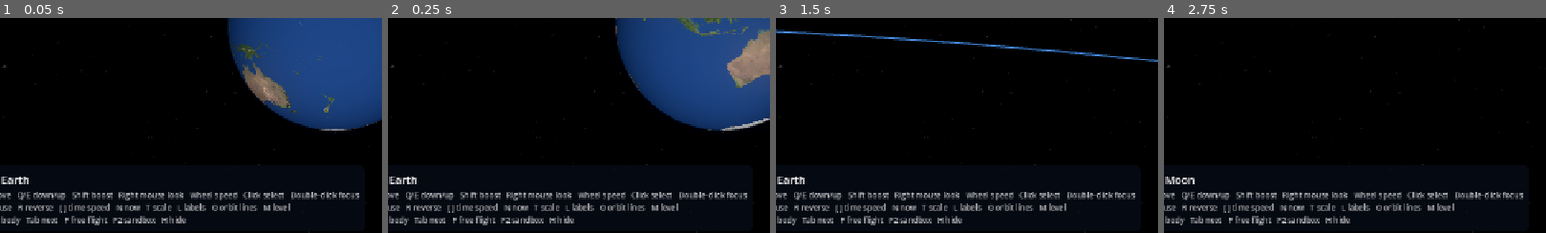
Above: before the commit, frames 1-4 (left to right).
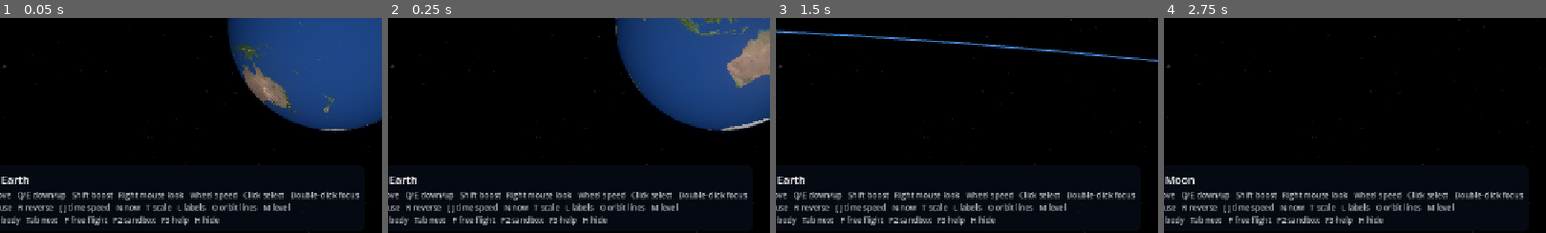
Above: after the commit, the same moments.

Repository: Ablebil/orrery
Game: Godot game, scene res://modes/explore/explore_mode.tscn
Same seed, same stepped clock (60 frames per second), same inputs: the game is played once before the commit and once after it.
Inputs (mouse positions are % of the whole screen's width and height, from its top left):
- Up to frame 1 (0.05 s): no input
- Up to frame 2 (0.25 s): no input
- Up to frame 3 (1.5 s): tap S (move_back) at 0.5, 1.25 s; move the mouse to (72, 45) at 0.52 s; hold D (move_right) 0.53-1.25 s; hold Shift (boost) 0.53-1.25 s; click (72, 45) at 0.67 s; drag from (30, 55) to (45, 70) at 1.27 s
- Up to frame 4 (2.75 s): tap S (move_back) at 2 s; move the mouse to (60, 28) at 2.02 s; hold D (move_right) from 2.03 s (still down); hold Tab (focus_next) from 2.03 s (still down)
The pictures show only the part of the screen within x 6-56%, y 49-99%; the shares and areas given below are measured in that part.

The runs differ from the first frame. In frame 1, 0.3% of the frame differs, in the area x 42-58%, y 92-97%; in frame 2, 0.3%; in frame 3, 0.3%; in frame 4, 0.3%.

Commit message:
feat(ui): add collapsible controls help toggled with F3

Diff:
--- a/godot/core/input_bindings.gd
+++ b/godot/core/input_bindings.gd
@@ -17,6 +17,7 @@
 	"focus_next": [KEY_TAB],
 	"focus_release": [KEY_F],
 	"toggle_hud": [KEY_H],
+	"toggle_help": [KEY_F3],
 	"toggle_labels": [KEY_L],
 	"toggle_trails": [KEY_O],
 	"toggle_level": [KEY_M],
--- a/godot/modes/explore/explore_mode.gd
+++ b/godot/modes/explore/explore_mode.gd
@@ -9,7 +9,7 @@
 const HELP_TEXT := (
 	"WASD move   Q/E down/up   Shift boost   Right mouse look   Wheel speed   Click select   Double-click focus\n"
 	+ "Space pause   R reverse   [ ] time speed   N now   T scale   L labels   O orbit lines   M level\n"
-	+ "1-0 focus body   Tab next   F free flight   F2 sandbox   H hide"
+	+ "1-0 focus body   Tab next   F free flight   F2 sandbox   F3 help   H hide"
 )
 
 var model: SolarSystemModel
--- a/godot/modes/shared/space_scene.gd
+++ b/godot/modes/shared/space_scene.gd
@@ -49,6 +49,8 @@
 		clock.jump_to_now()
 	elif event.is_action_pressed("toggle_hud"):
 		hud.toggle_visibility()
+	elif event.is_action_pressed("toggle_help"):
+		hud.toggle_help()
 	elif event.is_action_pressed("toggle_labels"):
 		Preferences.set_labels_visible(not Preferences.labels_visible)
 	elif event.is_action_pressed("toggle_trails"):
--- a/godot/ui/hud.gd
+++ b/godot/ui/hud.gd
@@ -97,6 +97,10 @@
 
 func set_help(text: String) -> void:
 	_help_label.text = text
+
+
+func toggle_help() -> void:
+	_help_label.visible = not _help_label.visible
 
 
 func set_help_visible(value: bool) -> void:
